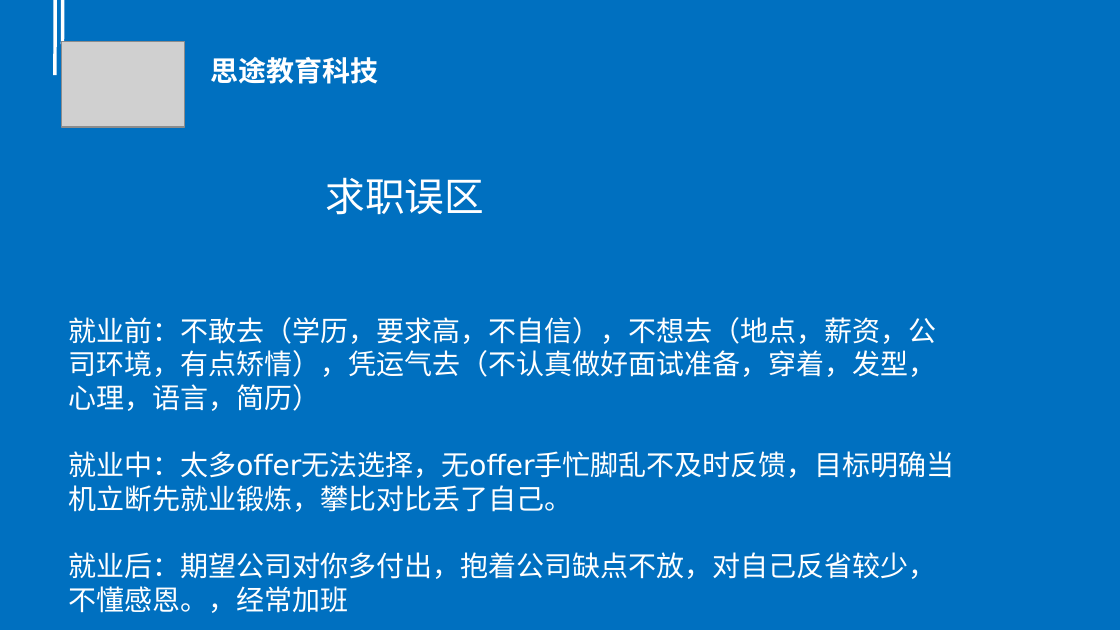
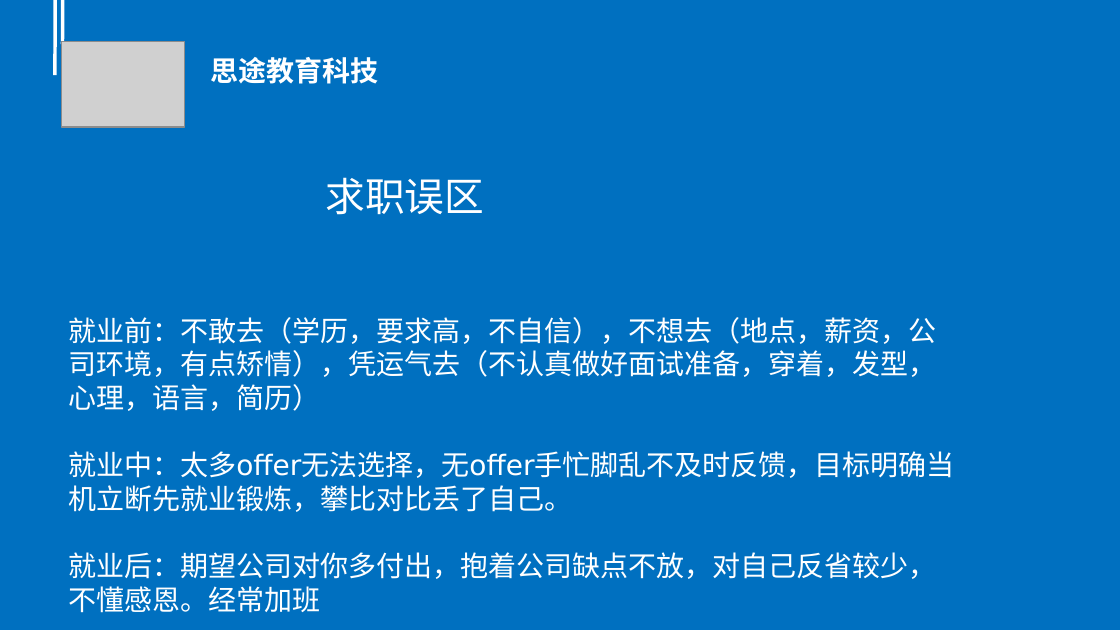
Before and after one commit to millet0328/lesson-file, a slide deck: slide 72 of 职业素养课程--用未来技术视角，定位奋斗方向.pptx (slide 31 before the commit). Drawn at 1120x630 pixels with LibreOffice and Linux fonts; fonts in the diff are those of the drawing; grey boxes stand for pictures; background and template pictures are left out. Boxes give left, top, right and bottom in pixels: in the first picture for what was removed or moved away, otherwise in the second. Text is boxed around its words. In the diff, an @@ line names an element or a change of style, - is before the commit and + after.

```diff
--- a/职业素养课程--用未来技术视角，定位奋斗方向.pptx
+++ b/职业素养课程--用未来技术视角，定位奋斗方向.pptx
@@ text at (68,552,936,613): text changed @@
-就业后：期望公司对你多付出，抱着公司缺点不放，对自己反省较少， 不懂感恩。，经常加班
+就业后：期望公司对你多付出，抱着公司缺点不放，对自己反省较少， 不懂感恩。经常加班
```
Also in this commit, not shown: 14 other slides changed, 21 slides added, 3 slides removed.
